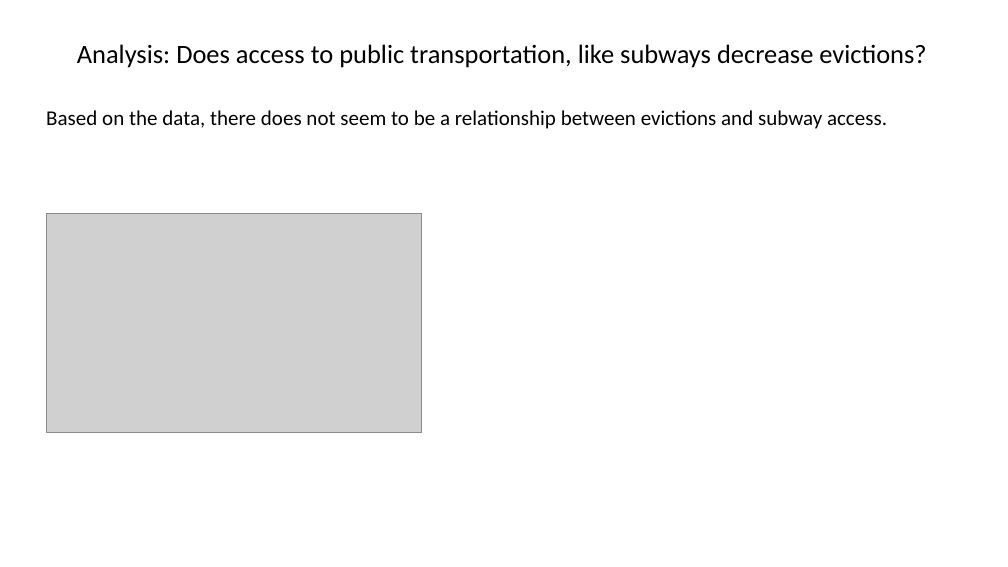
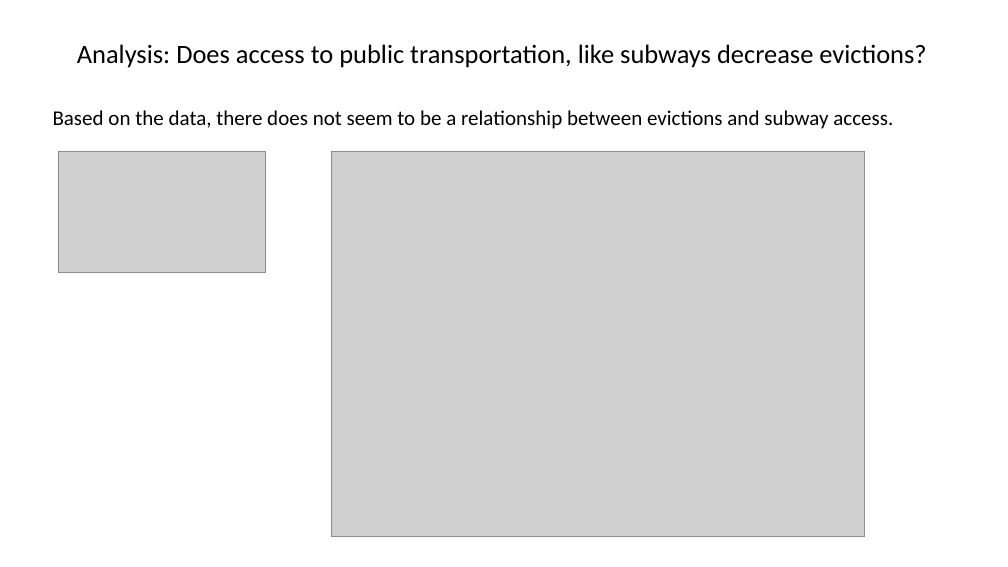
Before and after one commit to smaups/Project_1, a slide deck: slide 6 of LANDLORDS.pptx. Drawn at 1008x567 pixels with LibreOffice and Linux fonts; fonts in the diff are those of the drawing; grey boxes stand for pictures. Boxes give left, top, right and bottom in pixels: in the first picture for what was removed or moved away, otherwise in the second. Text is boxed around its words. In the diff, an @@ line names an element or a change of style, - is before the commit and + after.

```diff
--- a/LANDLORDS.pptx
+++ b/LANDLORDS.pptx
@@ text "Based on the data, there ..." at (53, 110, 893, 129): alignment left to centre @@
@@ picture: place and size @@
-picture at (47, 214, 422, 433)
+picture at (58, 151, 266, 272)
@@ picture added at (331, 151, 864, 537) @@
```
Also in this commit, not shown: 4 other slides changed, 2 slides added.
